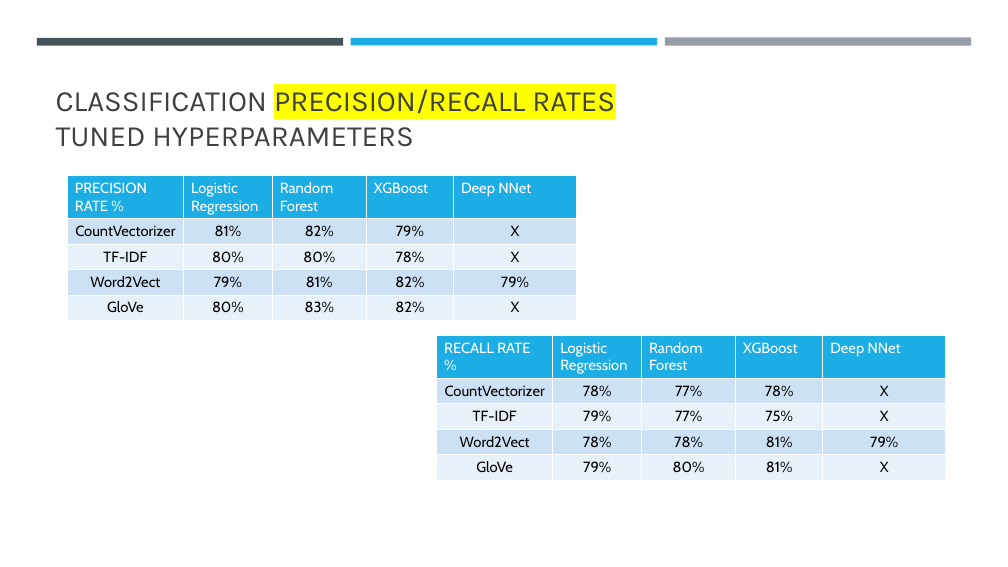
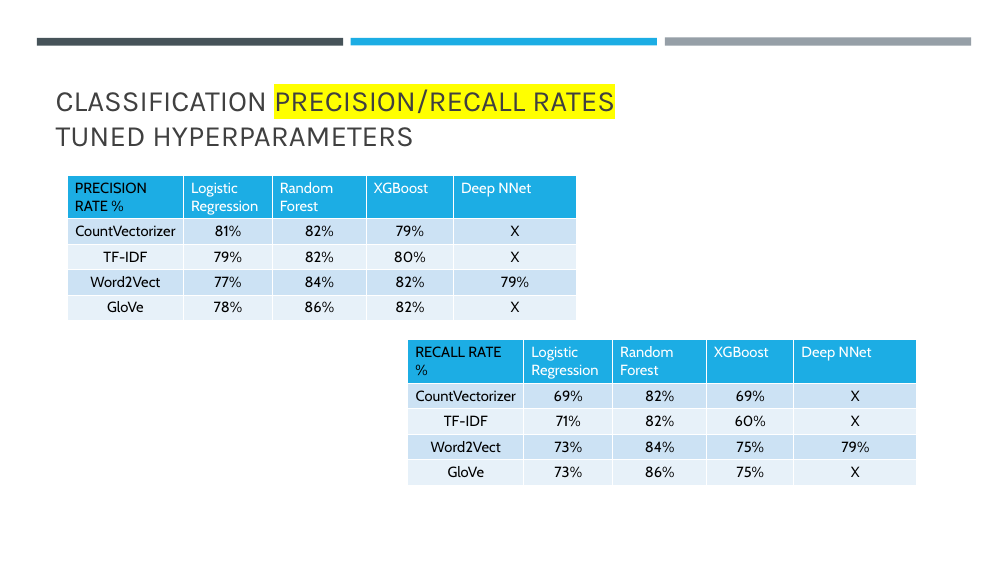
Before and after one commit to philipayazi/Disaster_Tweets, a slide deck: slide 7 of FinalProject_presentation.pptx. Drawn at 1008x567 pixels with LibreOffice and Linux fonts; fonts in the diff are those of the drawing. Boxes give left, top, right and bottom in pixels: in the first picture for what was removed or moved away, otherwise in the second. Text is boxed around its words. In the diff, an @@ line names an element or a change of style, - is before the commit and + after.

```diff
--- a/FinalProject_presentation.pptx
+++ b/FinalProject_presentation.pptx
@@ table at <box>67,175,576,319</box> @@
-row 3: TF-IDF | 80% | 80% | 78% | X
+row 3: TF-IDF | 79% | 82% | 80% | X
-row 4, column 2: 79%
+row 4, column 2: 77%
-row 4, column 3: 81%
+row 4, column 3: 84%
-row 5, column 2: 80%
+row 5, column 2: 78%
-row 5, column 3: 83%
+row 5, column 3: 86%
@@ text colour #FFFFFF to #000000 in "PRECISION RATE %" @@
@@ table at <box>408,340,917,483</box> @@
-row 2: CountVectorizer | 78% | 77% | 78% | X
+row 2: CountVectorizer | 69% | 82% | 69% | X
-row 3: TF-IDF | 79% | 77% | 75% | X
+row 3: TF-IDF | 71% | 82% | 60% | X
-row 4: Word2Vect | 78% | 78% | 81% | 79%
+row 4: Word2Vect | 73% | 84% | 75% | 79%
-row 5: GloVe | 79% | 80% | 81% | X
+row 5: GloVe | 73% | 86% | 75% | X
@@ text colour #FFFFFF to #000000 in "RECALL RATE %" @@
@@ table: place and size @@
-table at <box>437,335,946,479</box>
+table at <box>408,340,917,483</box>
```
Also in this commit, not shown: 4 other slides changed, 1 slide added.
